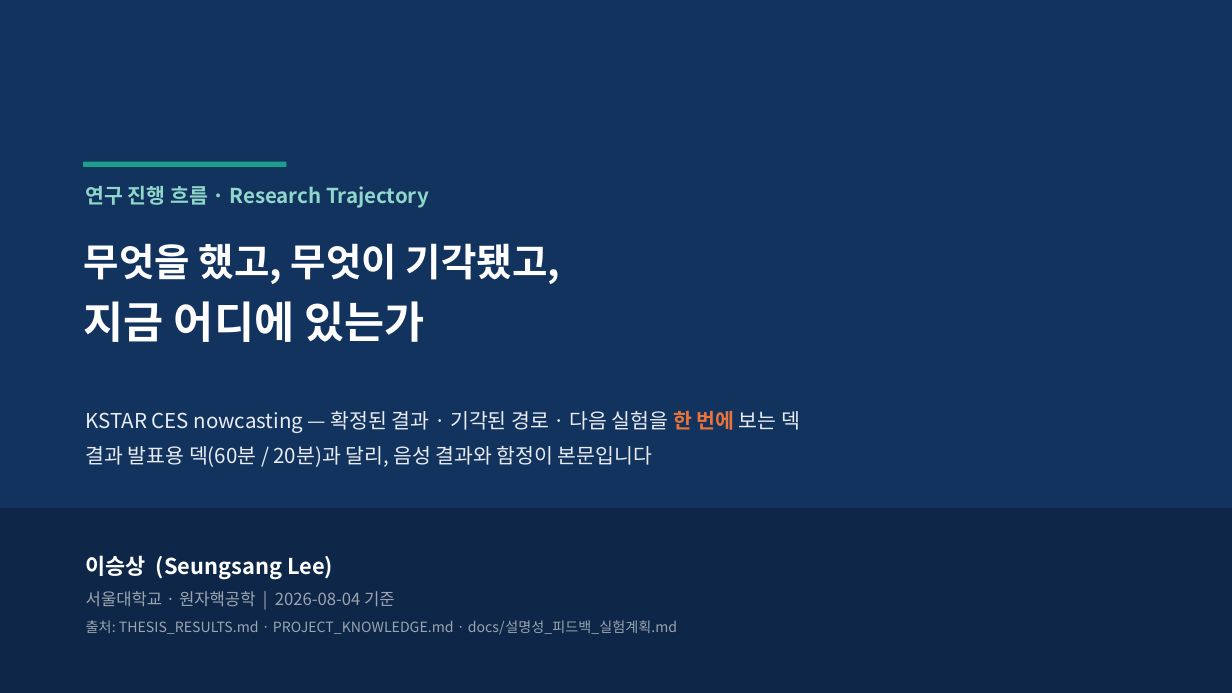
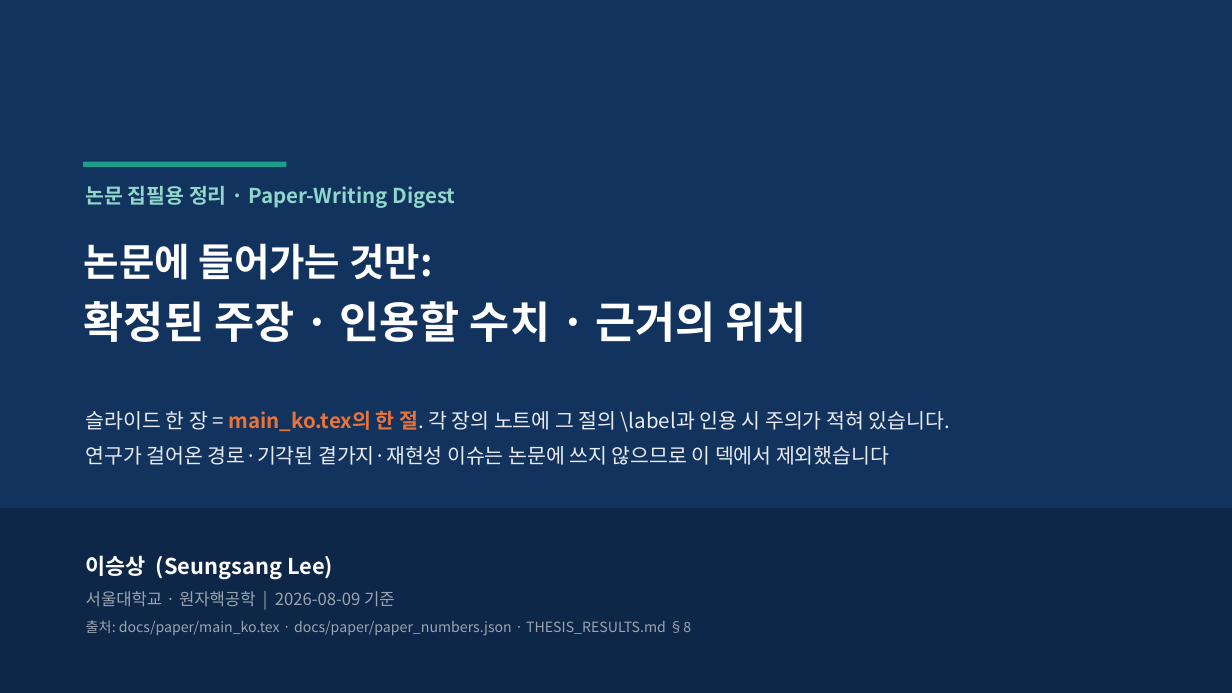
Before and after one commit to iseungsang01/ml-intern-revision, a slide deck: slide 1 of docs/presentation/KSTAR_CES_연구흐름.pptx. Drawn at 1232x693 pixels with LibreOffice and Linux fonts; fonts in the diff are those of the drawing. Boxes give left, top, right and bottom in pixels: in the first picture for what was removed or moved away, otherwise in the second. Text is boxed around its words. In the diff, an @@ line names an element or a change of style, - is before the commit and + after.

```diff
--- a/docs/presentation/KSTAR_CES_연구흐름.pptx
+++ b/docs/presentation/KSTAR_CES_연구흐름.pptx
@@ text at (x1=86, y1=186, x2=456, y2=208): text changed @@
-연구 진행 흐름 · Research Trajectory
+논문 집필용 정리 · Paper-Writing Digest
@@ text at (x1=84, y1=243, x2=806, y2=342): text changed; size 30 to 34 pt @@
-무엇을 했고, 무엇이 기각됐고,
-지금 어디에 있는가
+논문에 들어가는 것만:
+확정된 주장 · 인용할 수치 · 근거의 위치
@@ text at (x1=86, y1=410, x2=950, y2=465): text changed @@
-KSTAR CES nowcasting — 확정된 결과 · 기각된 경로 · 다음 실험을 한 번에 보는 덱
-결과 발표용 덱(60분 / 20분)과 달리, 음성 결과와 함정이 본문입니다
+슬라이드 한 장 = main_ko.tex의 한 절. 각 장의 노트에 그 절의 \label과 인용 시 주의가 적혀 있습니다.
+연구가 걸어온 경로·기각된 곁가지·재현성 이슈는 논문에 쓰지 않으므로 이 덱에서 제외했습니다
@@ text at (x1=86, y1=591, x2=691, y2=636): text changed @@
-서울대학교 · 원자핵공학 | 2026-08-04 기준
-출처: THESIS_RESULTS.md · PROJECT_KNOWLEDGE.md · docs/설명성_피드백_실험계획.md
+서울대학교 · 원자핵공학 | 2026-08-09 기준
+출처: docs/paper/main_ko.tex · docs/paper/paper_numbers.json · THESIS_RESULTS.md §8
```
Also in this commit, not shown: 1 other slide changed, 16 slides added, 13 slides removed, 2 other files.
